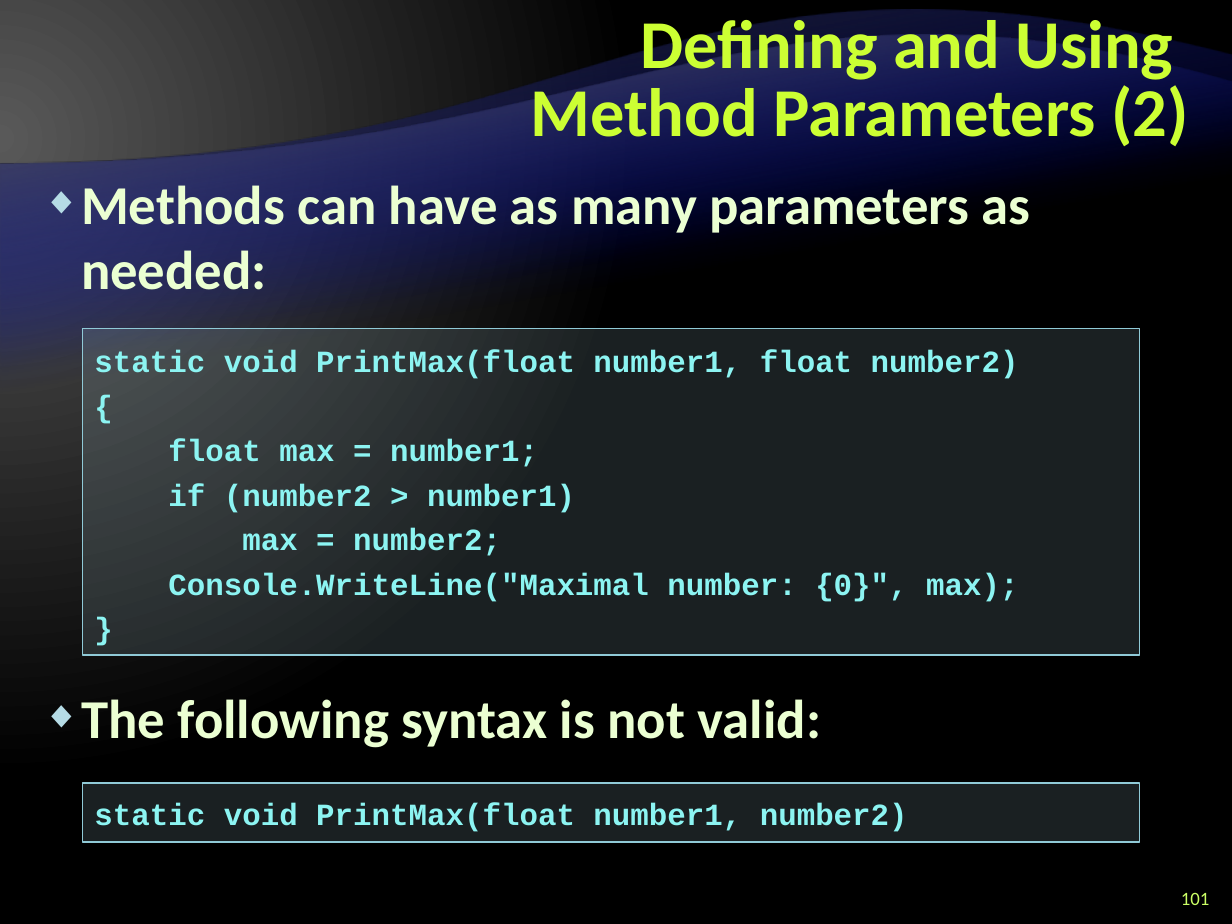
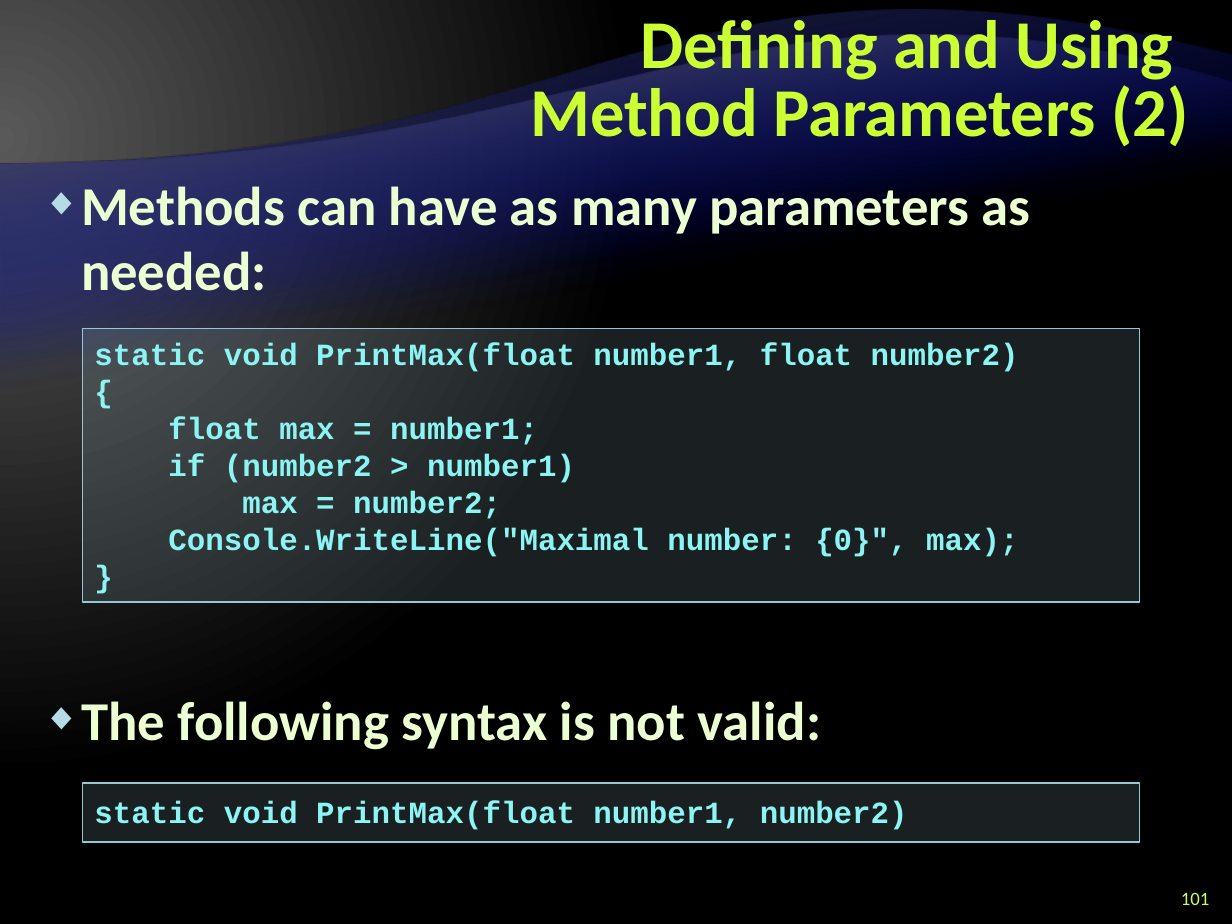
Before and after one commit to Graveheart/aspnetcourse, a slide deck: slide 101 of 2010/lectures/2. CSharp Language Overview - Part I.pptx. Drawn at 1232x924 pixels with LibreOffice and Linux fonts; fonts in the diff are those of the drawing; background and template pictures are left out. Boxes give left, top, right and bottom in pixels: in the first picture for what was removed or moved away, otherwise in the second. Text is boxed around its words. In the diff, an @@ line names an element or a change of style, - is before the commit and + after.

```diff
--- a/2010/lectures/2. CSharp Language Overview - Part I.pptx
+++ b/2010/lectures/2. CSharp Language Overview - Part I.pptx
@@ text "Methods can have as many ..." at [81,186,1031,750]: line spacing 38pt to 1 @@
@@ rectangle "static void PrintMax(float number1, float ...": place and size @@
-rectangle "static void PrintMax(float number1, float ..." at [83,329,1140,655]
+rectangle "static void PrintMax(float number1, float ..." at [83,329,1140,602]
@@ rectangle "static void PrintMax(float number1, float ..." at [83,329,1140,602]: line spacing 26pt to 1 @@
@@ rectangle "static void PrintMax(float number1, number2)" at [83,784,1140,843]: line spacing 1.05 to 1 @@
```
Also in this commit, not shown: 49 other slides changed.
